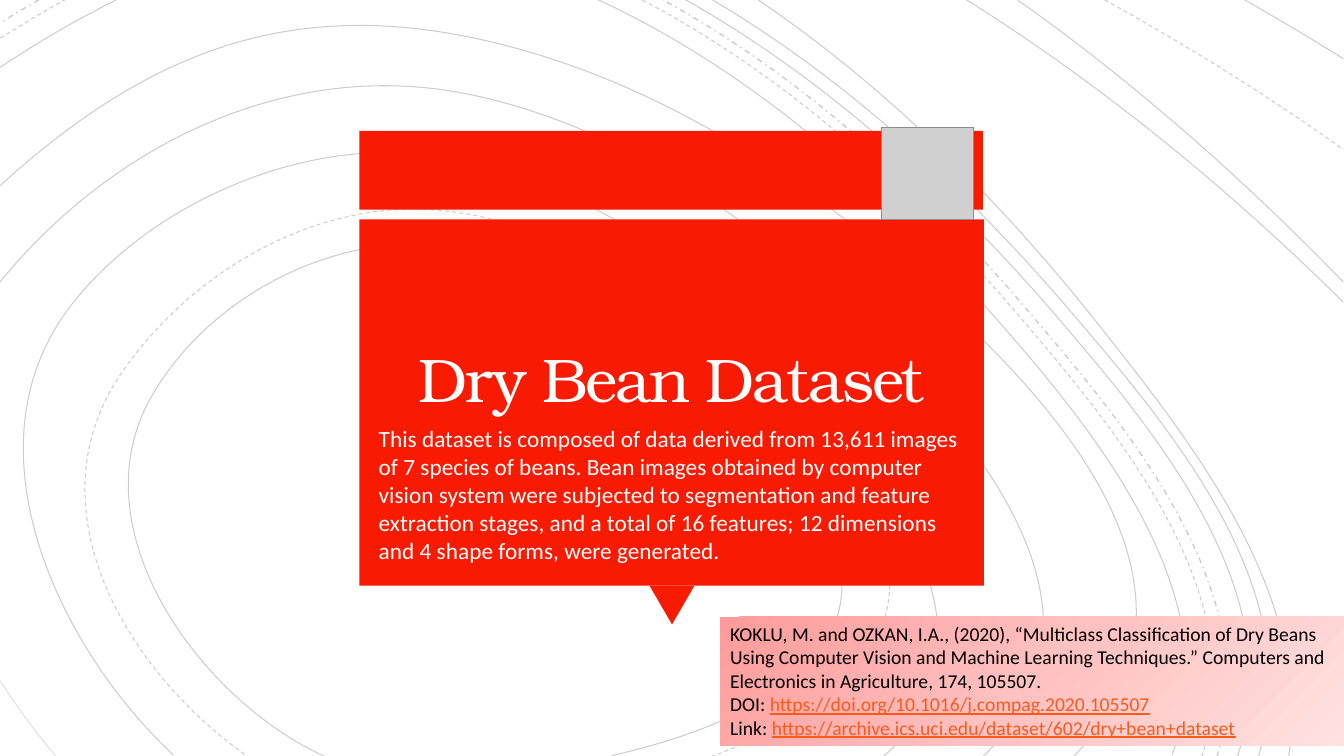
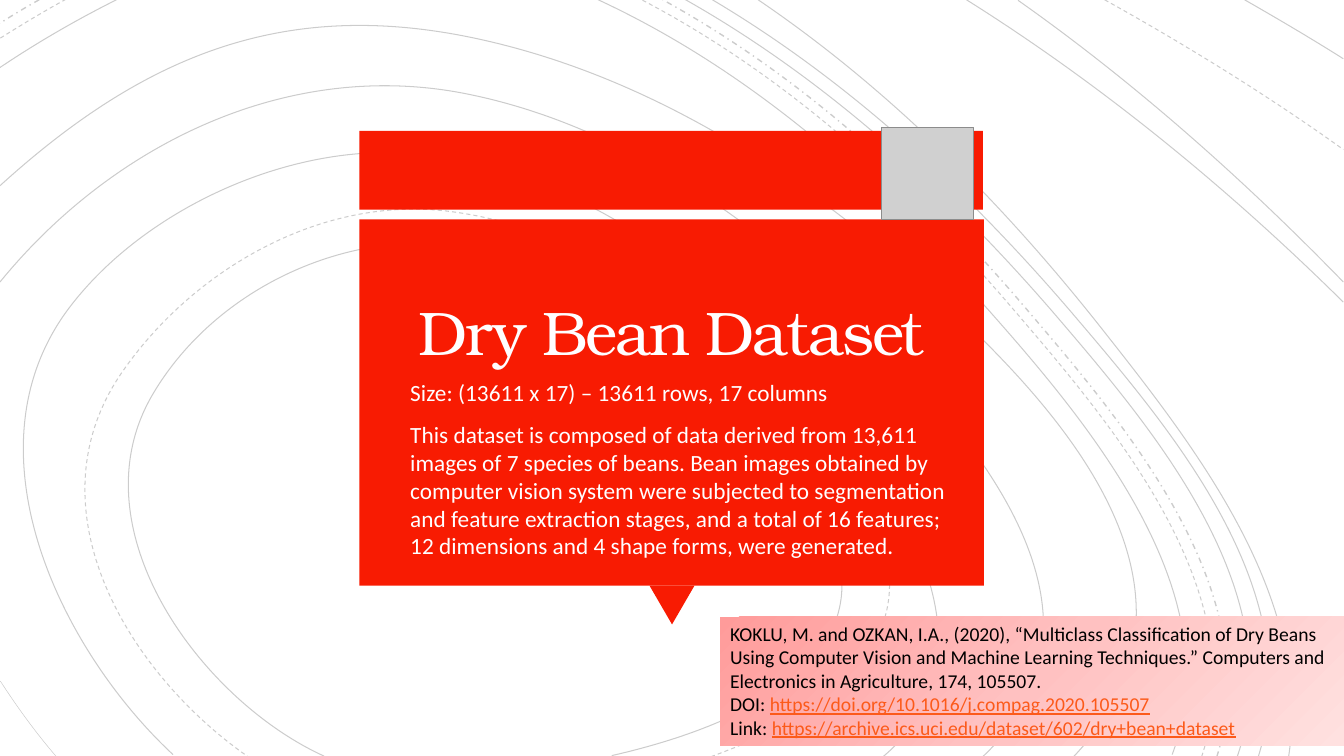
Before and after one commit to mmkke/DS5230_clustering_project, a slide deck: slide 2 of presentations/ds5230_phase1_farrell_massone.pptx. Drawn at 1344x756 pixels with LibreOffice and Linux fonts; fonts in the diff are those of the drawing; grey boxes stand for pictures. Boxes give left, top, right and bottom in pixels: in the first picture for what was removed or moved away, otherwise in the second. Text is boxed around its words. In the diff, an @@ line names an element or a change of style, - is before the commit and + after.

```diff
--- a/presentations/ds5230_phase1_farrell_massone.pptx
+++ b/presentations/ds5230_phase1_farrell_massone.pptx
@@ title "Dry Bean Dataset": place and size @@
-title "Dry Bean Dataset" at (418, 360, 924, 416)
+title "Dry Bean Dataset" at (418, 313, 924, 370)
@@ text "Size: (13611 x 17) – ...": place and size @@
-text "Size: (13611 x 17) – ..." at (379, 431, 958, 563)
+text "Size: (13611 x 17) – ..." at (410, 384, 944, 558)
@@ text at (410, 384, 828, 404): paragraph added @@
+• Size: (13611 x 17) – 13611 rows, 17 columns
@@ text at (410, 427, 944, 558): bullet none to • @@
```
Also in this commit, not shown: 7 other files.
